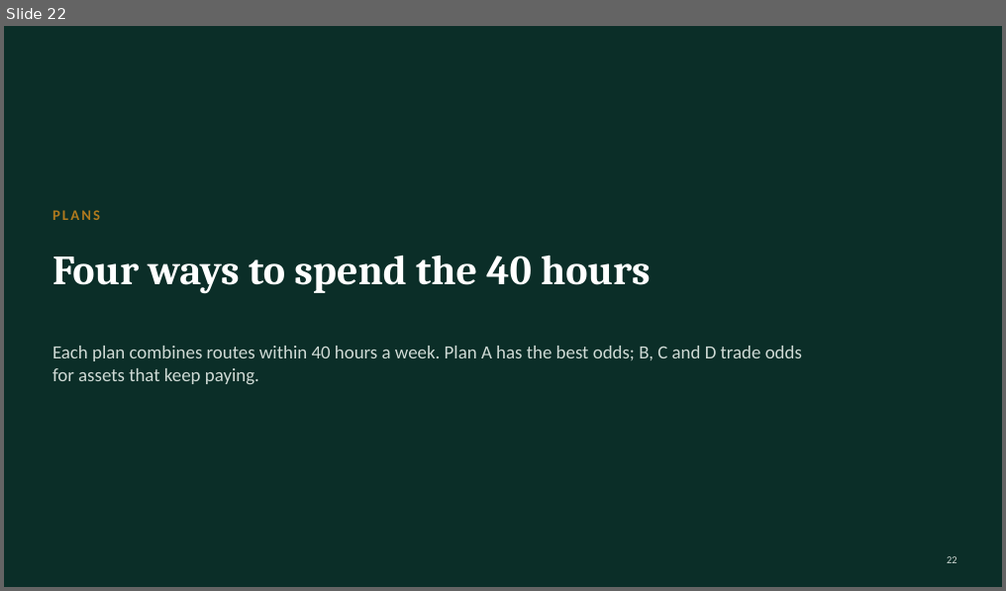
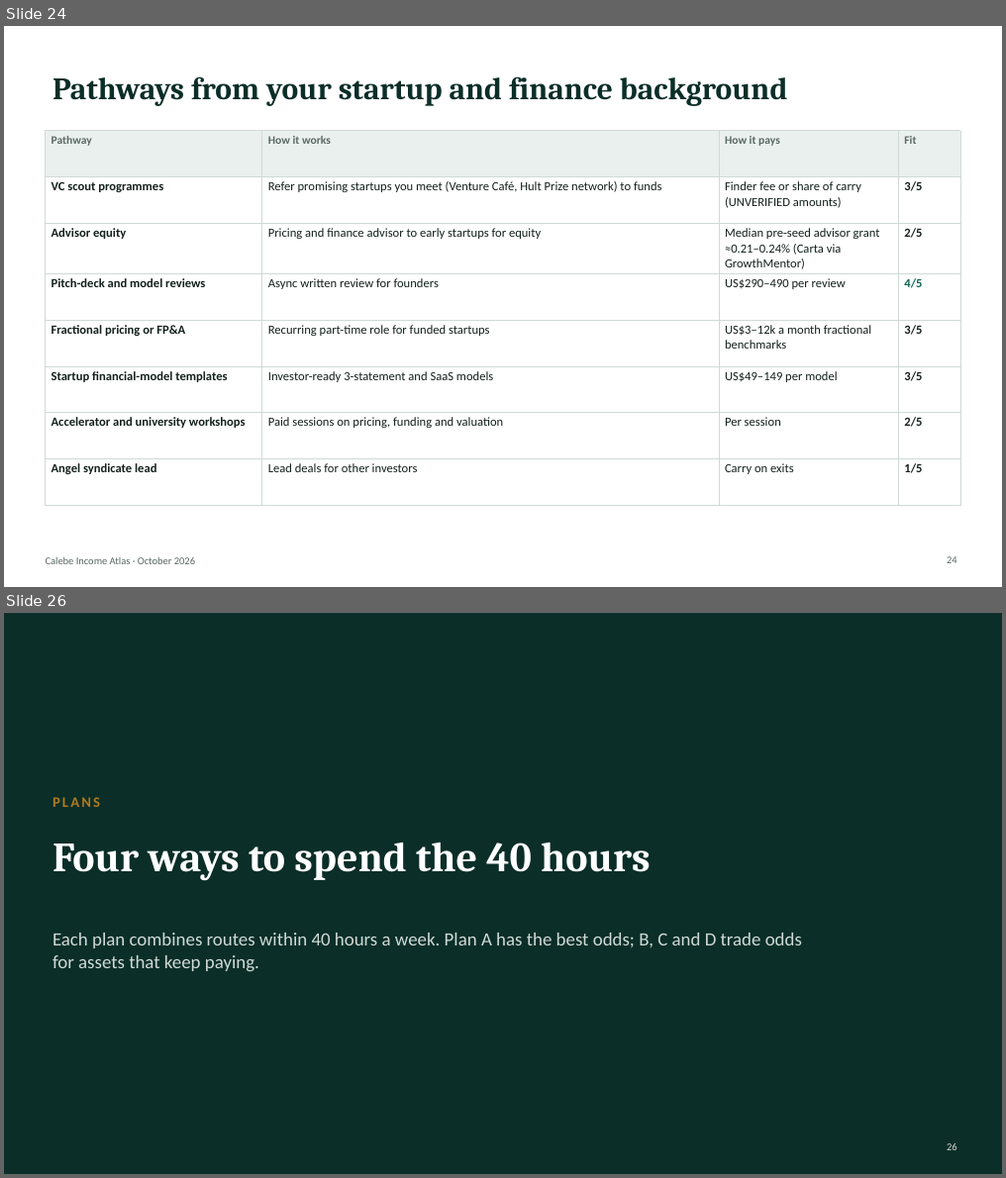
Before and after one commit to algarcalebe-web/legendary-bassoon, a slide deck: research/Calebe_Income_Atlas.pptx. Shown one above the other, each under a label of ours: slide 22 before the commit, slides 24 and 26 after it; the slides between them are not shown. The pictures are 1006x591 and 1006x1178 pixels, drawn with LibreOffice and Linux fonts; fonts in the diff are those of the drawing. Boxes give left, top, right and bottom in pixels: in the first picture for what was removed or moved away, otherwise in the second. Text is boxed around its words. In the diff, an @@ line names an element or a change of style, - is before the commit and + after.

```diff
--- a/research/Calebe_Income_Atlas.pptx
+++ b/research/Calebe_Income_Atlas.pptx
@@ slide 24 added at bbox=[4, 26, 1002, 587], background #FFFFFF @@
@@ title added at bbox=[53, 76, 788, 106], 30 pt, text #0B2E28, bold @@
+Pathways from your startup and finance background
@@ table added at bbox=[46, 131, 960, 478], 8 rows, 4 columns @@
+Pathway | How it works | How it pays | Fit
+VC scout programmes | Refer promising startups you meet (Venture Café, Hult Prize network) to funds | Finder fee or share of carry (UNVERIFIED amounts) | 3/5
+Advisor equity | Pricing and finance advisor to early startups for equity | Median pre-seed advisor grant ≈0.21–0.24% (Carta via GrowthMentor) | 2/5
+Pitch-deck and model reviews | Async written review for founders | US$290–490 per review | 4/5
+Fractional pricing or FP&A | Recurring part-time role for funded startups | US$3–12k a month fractional benchmarks | 3/5
+Startup financial-model templates | Investor-ready 3-statement and SaaS models | US$49–149 per model | 3/5
+Accelerator and university workshops | Paid sessions on pricing, funding and valuation | Per session | 2/5
+Angel syndicate lead | Lead deals for other investors | Carry on exits | 1/5
@@ text added at bbox=[46, 558, 195, 565], 10 pt, text #5A6964 @@
+Calebe Income Atlas · October 2026
@@ page number added at bbox=[946, 557, 957, 564], 10 pt, text #5A6964 @@
+24
@@ what was slide 22 is now slide 26 @@
@@ page number at bbox=[946, 1144, 957, 1151]: text changed @@
-22
+26
```
Also in this commit, not shown: 1 slide changed, 3 other slides added, 2 other files.
